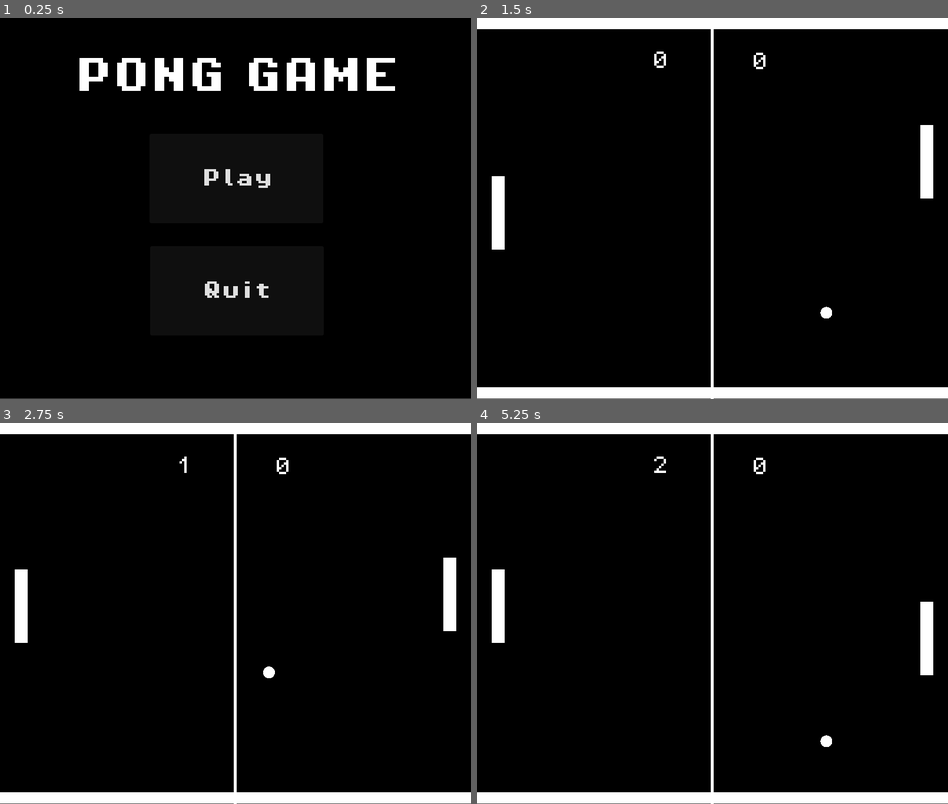
Above: before the commit, frames 1-4 (two rows, left to right).
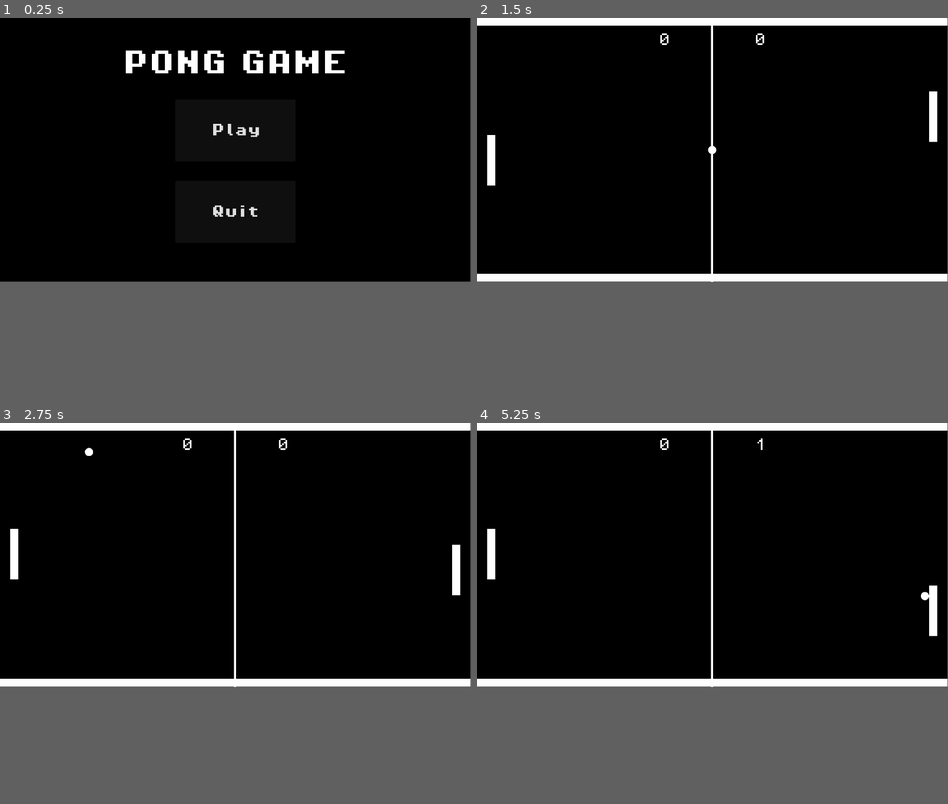
Above: after the commit, the same moments.

Repository: LuanNaves/PongGame
Game: Godot game, scene res://main.tscn
Two runs of this game, one before a commit and one after it. Both use one fixed random seed, a clock stepped at 60 frames per second and the inputs below.
Inputs:
- Up to frame 1 (0.25 s): no input
- Up to frame 2 (1.5 s): click "Play" at 0.5 s; hold Up (player1_up) from 1.28 s (still down); tap S (player2_down) at 1.35 s
- Up to frame 3 (2.75 s): release Up (player1_up) at 2.03 s; hold Down (player1_down) from 2.03 s (still down); tap W (player2_up) at 2.1 s
- Up to frame 4 (5.25 s): release Down (player1_down) at 2.78 s; hold Up (player1_up) 2.78-4.28 s; tap S (player2_down) at 2.85, 4.35 s; tap W (player2_up) at 3.6, 5.1 s; hold Down (player1_down) from 4.28 s (still down)
In our replay, the window is 800x648 before the commit and 799x449 after it. These sizes can differ from the game's own. Grey fills any space a smaller window leaves; there, only what the larger window draws over its background counts as a difference.

The runs differ from the first frame. In frame 1, 4.5% of the frame differs, in the area x 0-100%, y 8-100%; in frame 2, 8.2%, in the area x 0-100%, y 0-100%; in frame 3, 8.1%; in frame 4, 8.1%.

Commit message:
Updates on the ball movement mechanics (Unfinished)

Diff:
--- a/main.tscn
+++ b/main.tscn
@@ -14,10 +14,17 @@
 
 [node name="Play" type="Button" parent="."]
 texture_filter = 1
-offset_left = 254.0
-offset_top = 197.0
-offset_right = 549.0
-offset_bottom = 349.0
+anchors_preset = 8
+anchor_left = 0.5
+anchor_top = 0.5
+anchor_right = 0.5
+anchor_bottom = 0.5
+offset_left = -147.5
+offset_top = -124.0
+offset_right = 147.5
+offset_bottom = 28.0
+grow_horizontal = 2
+grow_vertical = 2
 theme_override_fonts/font = ExtResource("2_u24lo")
 theme_override_font_sizes/font_size = 32
 text = "Play"
@@ -25,19 +32,33 @@
 
 [node name="Quit" type="Button" parent="."]
 texture_filter = 1
-offset_left = 255.0
-offset_top = 388.0
-offset_right = 550.0
-offset_bottom = 540.0
+anchors_preset = 8
+anchor_left = 0.5
+anchor_top = 0.5
+anchor_right = 0.5
+anchor_bottom = 0.5
+offset_left = -147.5
+offset_top = 76.0
+offset_right = 147.5
+offset_bottom = 228.0
+grow_horizontal = 2
+grow_vertical = 2
 theme_override_fonts/font = ExtResource("2_u24lo")
 theme_override_font_sizes/font_size = 32
 text = "Quit"
 
 [node name="Label" type="Label" parent="."]
-offset_left = 127.0
-offset_top = 38.0
-offset_right = 679.0
-offset_bottom = 163.0
+anchors_preset = 8
+anchor_left = 0.5
+anchor_top = 0.5
+anchor_right = 0.5
+anchor_bottom = 0.5
+offset_left = -276.0
+offset_top = -274.0
+offset_right = 276.0
+offset_bottom = -149.0
+grow_horizontal = 2
+grow_vertical = 2
 theme_override_fonts/font = ExtResource("2_u24lo")
 theme_override_font_sizes/font_size = 64
 text = "PONG GAME
--- a/project.godot
+++ b/project.godot
@@ -18,10 +18,6 @@
 [autoload]
 
 Game="*res://scripts/global/game.gd"
-
-[display]
-
-window/size/viewport_width=800
 
 [input]
 
--- a/scenes/background.tscn
+++ b/scenes/background.tscn
@@ -4,6 +4,6 @@
 bg_color = Color(0, 0, 0, 1)
 
 [node name="Background" type="Panel"]
-offset_right = 800.0
+offset_right = 1152.0
 offset_bottom = 647.0
 theme_override_styles/panel = SubResource("StyleBoxFlat_3321v")
--- /dev/null
+++ b/scenes/game.gd
@@ -0,0 +1,4 @@
+extends Node
+
+func _on_ball_timer_timeout():
+	$Ball.reset_ball()
--- a/scenes/game.tscn
+++ b/scenes/game.tscn
@@ -1,40 +1,47 @@
-[gd_scene load_steps=8 format=3 uid="uid://bu8bj6olc82w1"]
+[gd_scene load_steps=9 format=3 uid="uid://bu8bj6olc82w1"]
 
 [ext_resource type="PackedScene" uid="uid://cn8stup7tm812" path="res://scenes/background.tscn" id="1_rlp3e"]
+[ext_resource type="Script" path="res://scenes/game.gd" id="1_w2v81"]
 [ext_resource type="PackedScene" uid="uid://bv2eyxjhivvip" path="res://scenes/player.tscn" id="2_ktenp"]
 [ext_resource type="PackedScene" uid="uid://myg0teikumsd" path="res://scenes/walls.tscn" id="3_r4qtw"]
 [ext_resource type="PackedScene" uid="uid://bueweosy3541l" path="res://scenes/ball.tscn" id="4_leemd"]
 [ext_resource type="Script" path="res://scripts/player2.gd" id="5_160x7"]
 [ext_resource type="PackedScene" uid="uid://5kym87ec46pq" path="res://scenes/score.tscn" id="5_mwq7j"]
 
-[sub_resource type="StyleBoxLine" id="StyleBoxLine_nsfhs"]
+[sub_resource type="StyleBoxLine" id="StyleBoxLine_7sv4s"]
 color = Color(1, 1, 1, 1)
 thickness = 5
 vertical = true
 
 [node name="Game" type="Node"]
+script = ExtResource("1_w2v81")
 
 [node name="Background" parent="." instance=ExtResource("1_rlp3e")]
-metadata/_edit_lock_ = true
 
-[node name="VSeparator" type="VSeparator" parent="Background"]
+[node name="VSeparator2" type="VSeparator" parent="Background"]
 layout_mode = 1
 anchors_preset = -1
 offset_top = 1.0
-offset_right = 800.0
+offset_right = 1152.0
 offset_bottom = 647.0
-theme_override_styles/separator = SubResource("StyleBoxLine_nsfhs")
+theme_override_styles/separator = SubResource("StyleBoxLine_7sv4s")
 
 [node name="Walls" parent="." instance=ExtResource("3_r4qtw")]
 
 [node name="Ball" parent="." instance=ExtResource("4_leemd")]
-position = Vector2(399, 307)
+position = Vector2(576, 324)
 
 [node name="Player1" parent="." instance=ExtResource("2_ktenp")]
-position = Vector2(753, 242)
+position = Vector2(1107, 260)
 
 [node name="Player2" parent="." instance=ExtResource("2_ktenp")]
-position = Vector2(25, 249)
+position = Vector2(25, 260)
 script = ExtResource("5_160x7")
 
 [node name="Score" parent="." instance=ExtResource("5_mwq7j")]
+
+[node name="BallTimer" type="Timer" parent="."]
+one_shot = true
+autostart = true
+
+[connection signal="timeout" from="BallTimer" to="." method="_on_ball_timer_timeout"]
--- a/scenes/player.tscn
+++ b/scenes/player.tscn
@@ -1,21 +1,24 @@
-[gd_scene load_steps=4 format=3 uid="uid://bv2eyxjhivvip"]
+[gd_scene load_steps=3 format=3 uid="uid://bv2eyxjhivvip"]
 
 [ext_resource type="Script" path="res://scripts/player.gd" id="1_5nxke"]
 
-[sub_resource type="CanvasTexture" id="CanvasTexture_cy5e4"]
-
 [sub_resource type="RectangleShape2D" id="RectangleShape2D_8crfl"]
-size = Vector2(22, 125)
+size = Vector2(20, 124)
 
 [node name="Player" type="CharacterBody2D"]
 motion_mode = 1
 script = ExtResource("1_5nxke")
 
-[node name="Sprite2D" type="Sprite2D" parent="."]
-position = Vector2(11, 62.5)
-scale = Vector2(22, 125)
-texture = SubResource("CanvasTexture_cy5e4")
+[node name="ColorRect" type="ColorRect" parent="."]
+anchors_preset = -1
+anchor_left = 0.5
+anchor_right = 0.5
+anchor_bottom = 0.5
+offset_right = 20.0
+offset_bottom = 124.0
+grow_horizontal = 2
+grow_vertical = 2
 
 [node name="CollisionShape2D" type="CollisionShape2D" parent="."]
-position = Vector2(11, 62.5)
+position = Vector2(10, 62)
 shape = SubResource("RectangleShape2D_8crfl")
--- a/scenes/score.tscn
+++ b/scenes/score.tscn
@@ -4,7 +4,7 @@
 [ext_resource type="FontFile" uid="uid://chsorht6bnga4" path="res://assets/fonts/PixelOperator8.ttf" id="2_a80k6"]
 
 [sub_resource type="RectangleShape2D" id="RectangleShape2D_n0tdv"]
-size = Vector2(19, 648.25)
+size = Vector2(18.25, 644.125)
 
 [node name="Score" type="Node"]
 script = ExtResource("1_gkda5")
@@ -12,15 +12,21 @@
 [node name="Player1 Score" type="Area2D" parent="."]
 
 [node name="CollisionShape2D" type="CollisionShape2D" parent="Player1 Score"]
-position = Vector2(-11.5, 324.125)
+position = Vector2(-11.125, 324.125)
 shape = SubResource("RectangleShape2D_n0tdv")
 
 [node name="Label" type="Label" parent="Player1 Score"]
 texture_filter = 1
-offset_left = 433.0
-offset_top = 46.0
-offset_right = 527.0
-offset_bottom = 104.0
+anchors_preset = -1
+anchor_top = 0.5
+anchor_right = 0.5
+anchor_bottom = 0.5
+offset_left = 646.0
+offset_top = 25.0
+offset_right = 740.0
+offset_bottom = 83.0
+grow_horizontal = 2
+grow_vertical = 2
 theme_override_fonts/font = ExtResource("2_a80k6")
 theme_override_font_sizes/font_size = 32
 text = "0"
@@ -30,15 +36,22 @@
 [node name="Player2 Score" type="Area2D" parent="."]
 
 [node name="CollisionShape2D" type="CollisionShape2D" parent="Player2 Score"]
-position = Vector2(812, 325)
+position = Vector2(1163.25, 323.063)
 shape = SubResource("RectangleShape2D_n0tdv")
 
 [node name="Label" type="Label" parent="Player2 Score"]
 texture_filter = 1
-offset_left = 266.0
-offset_top = 42.0
-offset_right = 357.0
-offset_bottom = 104.0
+anchors_preset = 8
+anchor_left = 0.5
+anchor_top = 0.5
+anchor_right = 0.5
+anchor_bottom = 0.5
+offset_left = 412.0
+offset_top = 25.0
+offset_right = 506.0
+offset_bottom = 83.0
+grow_horizontal = 2
+grow_vertical = 2
 theme_override_fonts/font = ExtResource("2_a80k6")
 theme_override_font_sizes/font_size = 32
 text = "0"
--- a/scenes/walls.tscn
+++ b/scenes/walls.tscn
@@ -5,25 +5,25 @@
 [sub_resource type="CanvasTexture" id="CanvasTexture_wd70h"]
 
 [sub_resource type="RectangleShape2D" id="RectangleShape2D_pqdll"]
-size = Vector2(800, 19)
+size = Vector2(1152, 19)
 
 [node name="Walls" type="StaticBody2D"]
 physics_material_override = SubResource("PhysicsMaterial_45pdd")
 
 [node name="TopWall" type="Sprite2D" parent="."]
-position = Vector2(400, 9.5)
-scale = Vector2(800, 19)
+position = Vector2(576, 9.5)
+scale = Vector2(1152, 19)
 texture = SubResource("CanvasTexture_wd70h")
 
 [node name="TopWallCollision" type="CollisionShape2D" parent="."]
-position = Vector2(400, 9.5)
+position = Vector2(576.5, 9.5)
 shape = SubResource("RectangleShape2D_pqdll")
 
 [node name="BottomWall" type="Sprite2D" parent="."]
-position = Vector2(400, 638)
-scale = Vector2(800, 19)
+position = Vector2(576, 638)
+scale = Vector2(1152, 19)
 texture = SubResource("CanvasTexture_wd70h")
 
 [node name="BottomWallCollision" type="CollisionShape2D" parent="."]
-position = Vector2(400, 638)
+position = Vector2(576, 638)
 shape = SubResource("RectangleShape2D_pqdll")
--- a/scripts/ball.gd
+++ b/scripts/ball.gd
@@ -1,19 +1,47 @@
 extends CharacterBody2D
 
-var SPEED = 300.0
-var rng = RandomNumberGenerator.new()
-
-func reset():
-	var randx = rng.randf_range(-200, 200)
-	var randY = rng.randf_range(150,450)
-	position = Vector2(400, randY)
-	velocity = Vector2(200, 200).normalized() * SPEED
+const START_SPEED = 400.0
+const ACCEL = 30.0
+var speed : int
+var dir : Vector2
+const MAX_Y_VECTOR : float = 0.6
 
 func _ready():
-	velocity = Vector2(200, 200).normalized() * SPEED
+	pass
+
+func reset_ball():
+	# Alterando o angulo e a posição que a bola vai começar
+	position.x = 576
+	position.y = randf_range(200,400)
+	speed = START_SPEED
+	dir = random_direction()
+
+func random_direction():
+	var new_dir := Vector2()
+	new_dir.x = [-1, 1].pick_random()
+	new_dir.y = randf_range(-1, 1)
+	return new_dir.normalized()
 
 func _physics_process(delta):
-	var collision = move_and_collide(velocity * delta)
+	var collision = move_and_collide(dir * speed * delta)
+	var collider
 	if collision:
-		velocity = velocity.bounce(collision.get_normal())
-		SPEED += 2
+		if collider == $"../Player1" or collider == $"../Player2":
+			speed += ACCEL
+			dir = new_direction(collider)
+		else:
+			dir = dir.bounce(collision.get_normal())
+
+func new_direction(collider):
+	var ball_y = position.y
+	var pad_y = collider.position.y
+	var dist = ball_y - pad_y
+	var new_dir := Vector2()
+
+	# Flip the horizontal direction
+	if dir.x > 0:
+		new_dir.x = -1
+	else:
+		new_dir.x = 1
+	new_dir.y = (dist / collider.p_height  / 2) * MAX_Y_VECTOR
+	return new_dir.normalized()
--- a/scripts/main.gd
+++ b/scripts/main.gd
@@ -6,3 +6,7 @@
 
 func _on_quit_pressed():
 	get_tree().quit()
+
+
+func _on_ball_timer_timeout():
+	$Ball.reset_ball()
--- a/scripts/player.gd
+++ b/scripts/player.gd
@@ -1,6 +1,6 @@
 extends CharacterBody2D
 
-const SPEED = 300.0
+const SPEED = 400.0
 
 func _physics_process(delta):
 	# Get the input direction and handle the movement/deceleration.
--- a/scripts/player2.gd
+++ b/scripts/player2.gd
@@ -1,6 +1,6 @@
 extends CharacterBody2D
 
-const SPEED = 300.0
+const SPEED = 400.0
 
 func _physics_process(delta):
 	# Get the input direction and handle the movement/deceleration.
--- a/scripts/score.gd
+++ b/scripts/score.gd
@@ -9,9 +9,9 @@
 func _on_player_1_score_body_entered(body):
 	P1_SCORE += 1
 	p1_label.text = str(P1_SCORE)
-	ball.reset()
+	ball.reset_ball()
 
 func _on_player_2_score_body_entered(body):
 	P2_SCORE += 1
 	p2_label.text = str(P2_SCORE)
-	ball.reset()
+	ball.reset_ball()
